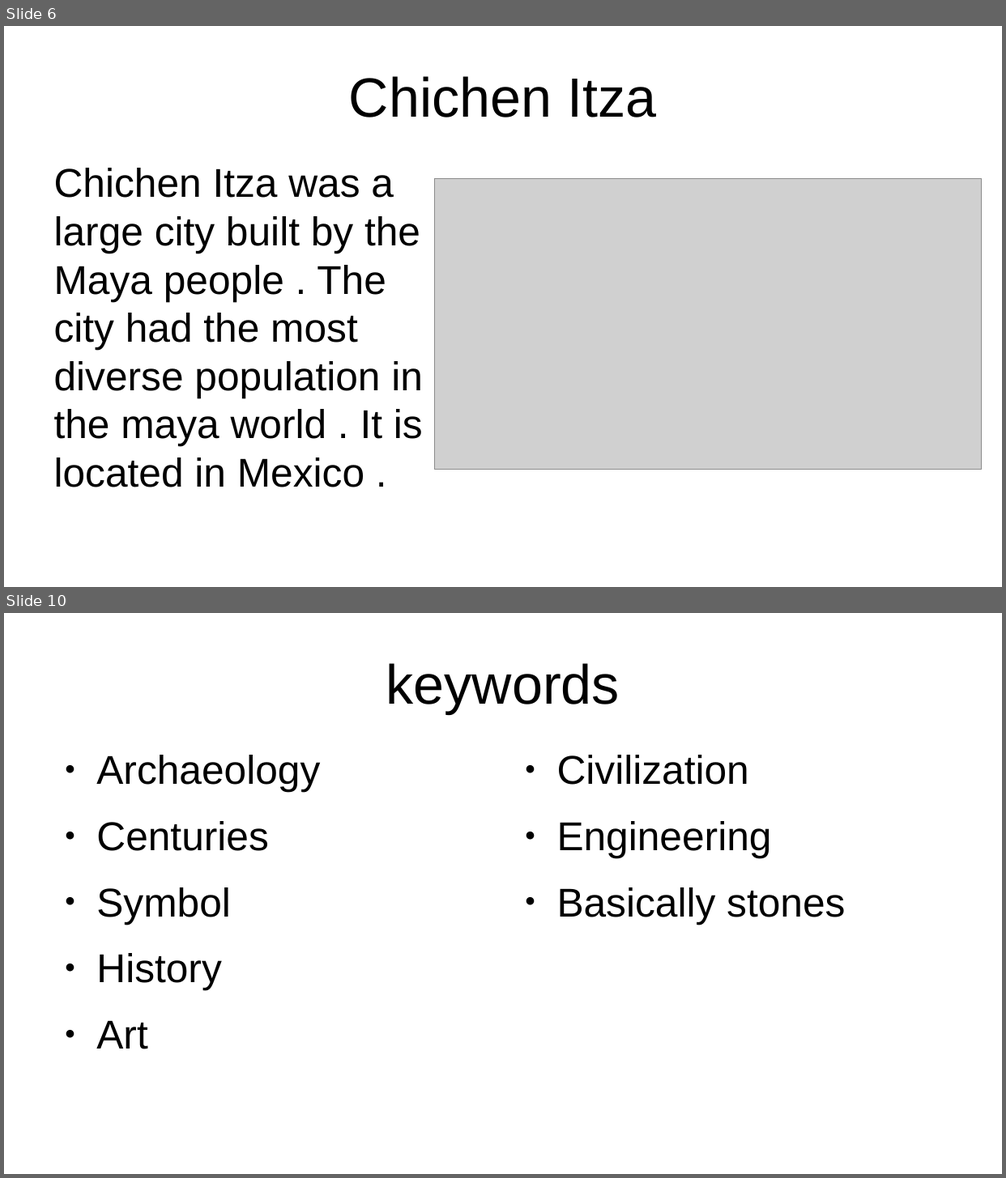
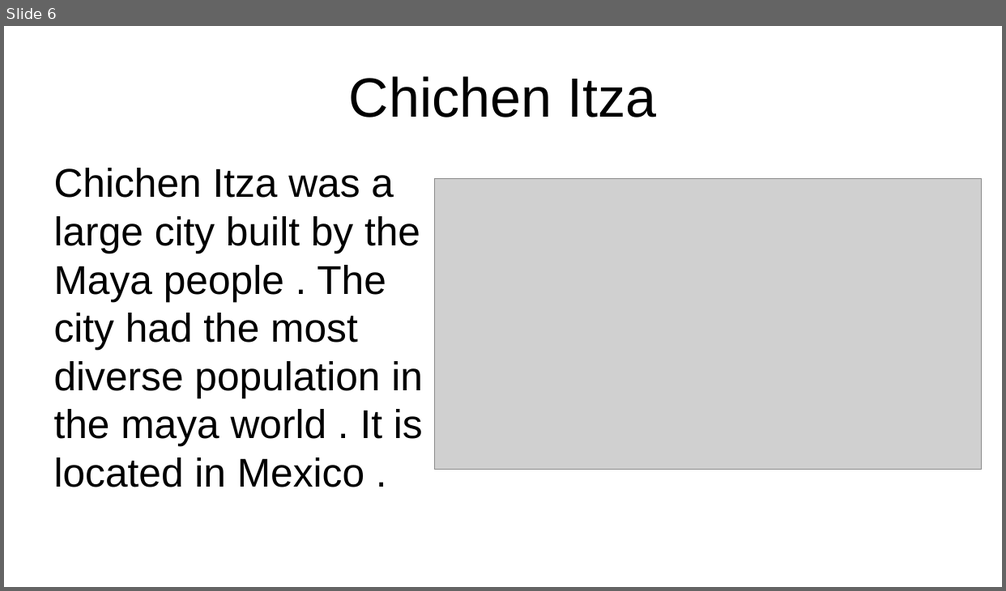
Before and after one commit to Catalinhimself/UTM, a slide deck: eng/wonders/wonders.odp. Shown one above the other, each under a label of ours: slides 6 and 10 before the commit, slide 6 after it; the slides between them are not shown. The pictures are 1006x1178 and 1006x591 pixels, drawn with LibreOffice and Linux fonts; fonts in the diff are those of the drawing; grey boxes stand for pictures. Boxes give left, top, right and bottom in pixels: in the first picture for what was removed or moved away, otherwise in the second. Text is boxed around its words. In the diff, an @@ line names an element or a change of style, - is before the commit and + after.

```diff
--- a/eng/wonders/wonders.odp
+++ b/eng/wonders/wonders.odp
@@ slide 10 removed at (4,613,1002,1174), background #FFFFFF @@
@@ title removed at (386,663,620,714) @@
-keywords
@@ text removed at (96,755,320,1050) @@
-● Archaeology
-● Centuries
-● Symbol
-● History
-● Art
@@ text removed at (557,755,845,924) @@
-● Civilization
-● Engineering
-● Basically stones
```
Also in this commit, not shown: 7 slides changed, 1 slide added, 34 other files.
